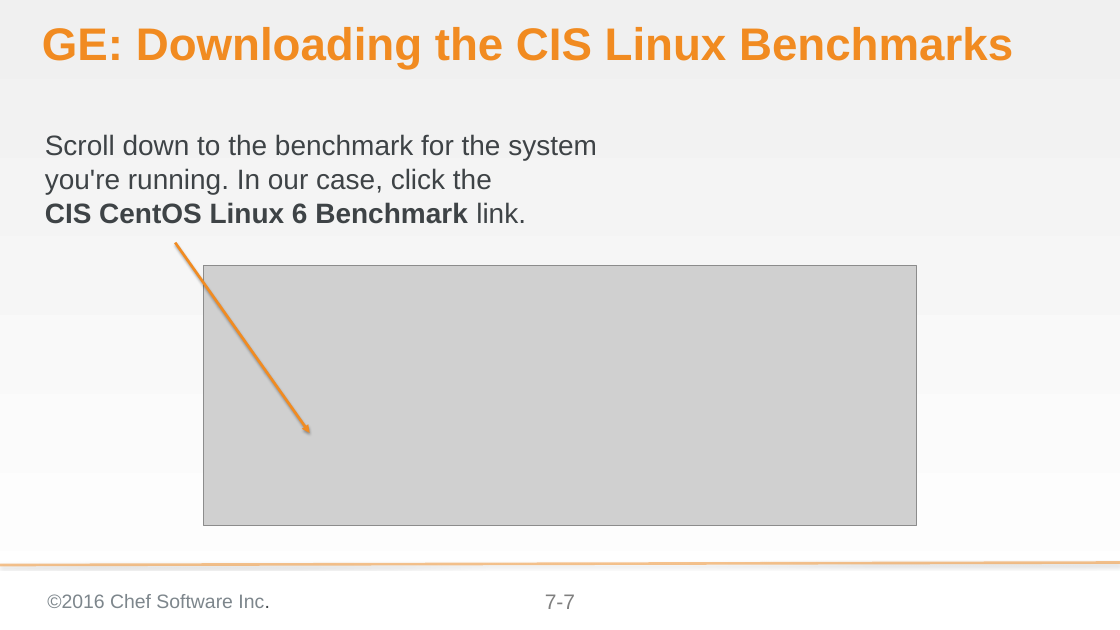
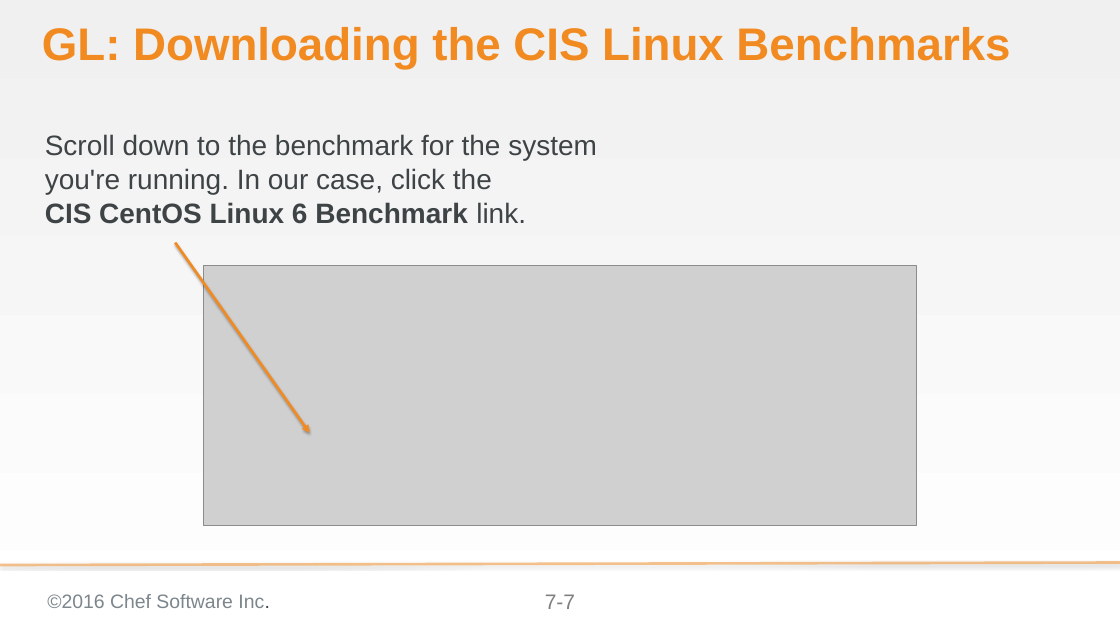
Before and after one commit to bchamby/chef-compliance-installation-configuration-operation, a slide deck: slide 7 of 07-compliance-frameworks-inspec.pptx. Drawn at 1120x630 pixels with LibreOffice and Linux fonts; fonts in the diff are those of the drawing; grey boxes stand for pictures; background and template pictures are left out. Boxes give left, top, right and bottom in pixels: in the first picture for what was removed or moved away, otherwise in the second. Text is boxed around its words. In the diff, an @@ line names an element or a change of style, - is before the commit and + after.

```diff
--- a/07-compliance-frameworks-inspec.pptx
+++ b/07-compliance-frameworks-inspec.pptx
@@ title at bbox=[42, 27, 1010, 69]: text changed @@
-GE: Downloading the CIS Linux Benchmarks
+GL: Downloading the CIS Linux Benchmarks
```
Also in this commit, not shown: 33 other slides changed, 2 other files.
